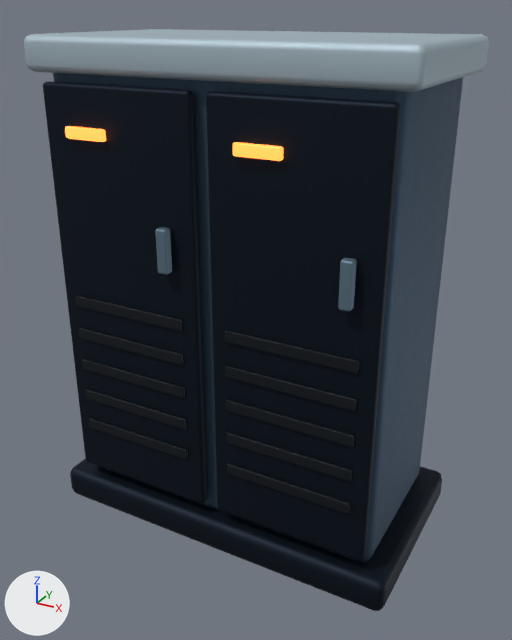
One commit to the FBX model unity/MaximalBastion3D/Assets/Art/Models/Environment/foundry_service_cabinet.fbx: the scene before it, then after it.
Camera for both pictures: a 50 mm lens placed at (1.65, -2.99, 2.62), pointed at (0.03, -0.05, 1.15). Every picture has the same lights, and +X, +Y and +Z are marked at lower left. The picture after the commit comes second. Where no turn or scale is listed for an object, it has been applied to the vertices.

The first picture shows 'foundry_service_cabinet_Geometry'.
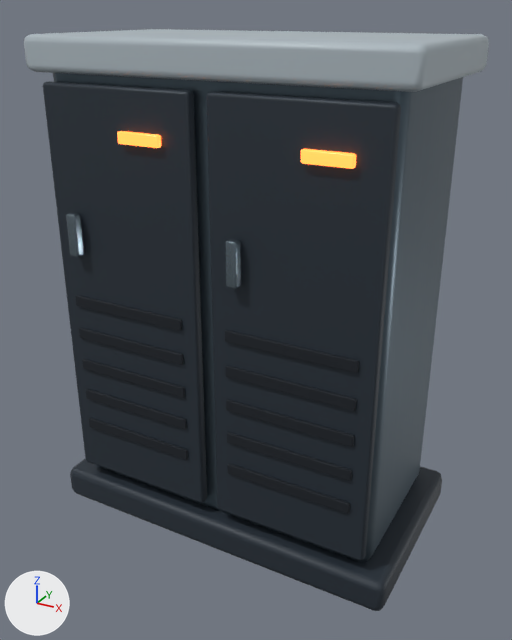
Where the newer file only moved an object's origin or applied its transform, the numbers keep the older frame.

Changed parts and their boxes [x1, y1, x2, y2] in the pictures (512 x 640 px; the box of a moved part takes in the faces that stretch with it):
'foundry_service_cabinet_Geometry', surface changed, reshaped (lighter): [24, 29, 489, 611] in both
part 1 of me_cube_1673, moved or reshaped: before [233, 142, 284, 161]; after [301, 149, 356, 169]
part 2 of me_cube_1673, moved or reshaped: before [65, 126, 106, 142]; after [117, 131, 161, 148]
part 3 of me_cube_1673, moved or reshaped: before [155, 227, 172, 275]; after [225, 239, 241, 289]
part 4 of me_cube_1673, moved or reshaped: before [338, 258, 357, 311]; after [66, 212, 84, 257]
part 5 of me_cube_1673, surface changed: [24, 35, 473, 611] in both

Edits to the bpy script that builds the scene:
```text
Add img_bastion_graphite_roughness_png:
    img_bastion_graphite_roughness_png = load_image('Bastion_Graphite_Roughness.png', '../../Textures/Bastion_Graphite_Roughness.png', 512, 512, 'Non-Color')
Change mat_bastion_graphite:
    where n0 = _N.new('ShaderNodeBsdfPrincipled'); n0.name = 'Principled BSDF'
    n0.inputs[0].default_value: (0.0075, 0.0144, 0.0262, 1.0) -> (0.0222, 0.0331, 0.0467, 1.0)  # 'Base Color', dark blue #15202d -> 'Base Color', dark blue #29333d
    n0.inputs[1].default_value: 0.78 -> 0.16  # 'Metallic'
    where n2 = _N.new('ShaderNodeTexImage'); n2.name = 'Image Texture'
    n2.image: img_alloy_roughness_png -> img_bastion_graphite_roughness_png
Change me_cube_1673:
    where me_cube_1673.from_pydata(...)  # 1064 vertices, 1026 faces; spans x -0.52..1.4, y -0.08..0.98, z -1.28..1.23
    used by ob_foundry_service_cabinet_geometry; location = (-0.44, -0.463, 1.28)
    me_cube_1673 part 1: the loose piece of 56 vertices spanning x 0.62..0.84, y -0.06..-0.03, z 0.79..0.85 is mirrored in x about its middle, then moved by (0.3, 0.0, 0.0)
    me_cube_1673 part 2: the loose piece of 56 vertices spanning x -0.26..-0.04, y -0.06..-0.03, z 0.79..0.85 is mirrored in x about the mesh origin
    me_cube_1673 part 3: the loose piece of 56 vertices spanning x 0.23..0.29, y -0.08..-0.03, z 0.24..0.45 is mirrored in x about its middle, then moved by (0.36, 0.0, 0.0)
    me_cube_1673 part 4: the loose piece of 56 vertices spanning x 1.11..1.17, y -0.08..-0.03, z 0.24..0.45 is mirrored in x about its middle, then moved by (-1.4, 0.0, 0.0)
    me_cube_1673 part 5: 490 kept faces spanning x -0.52..1.4, y -0.06..0.98, z -1.28..1.23 get new texture (UV) coordinates
```
